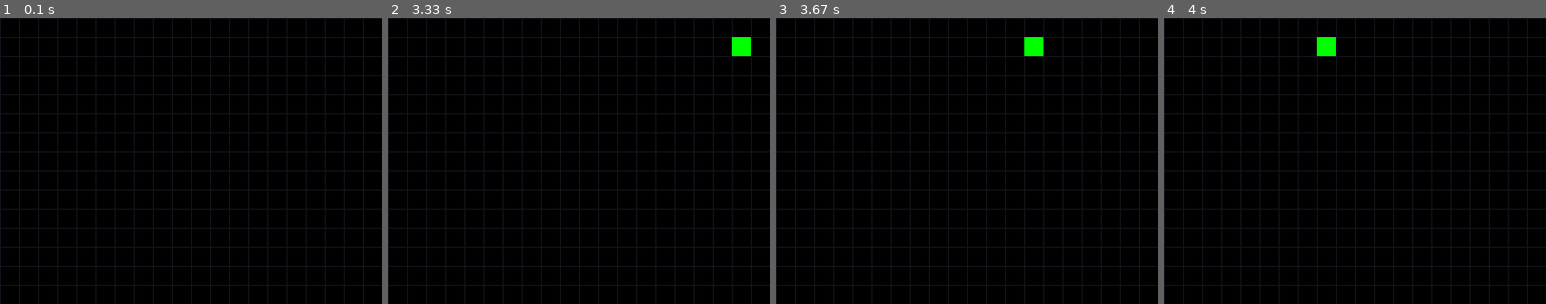
Above: before the commit, frames 1-4 (left to right).
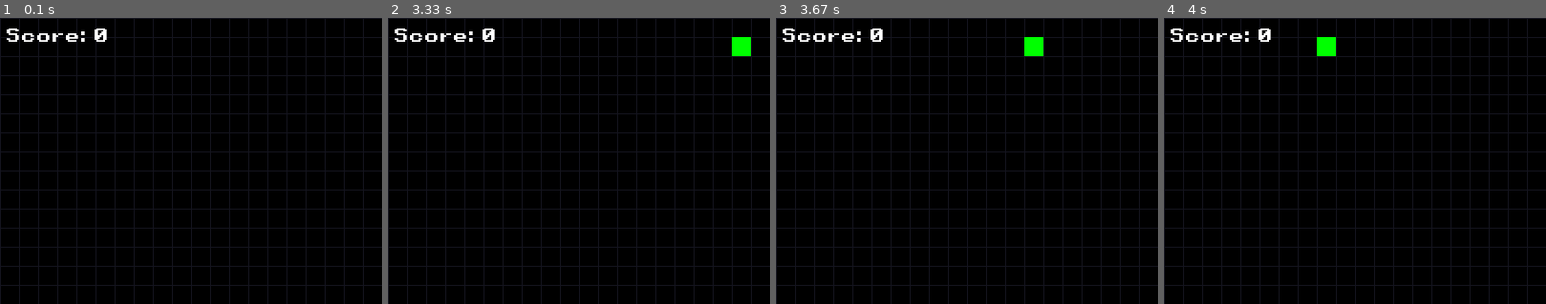
Above: after the commit, the same moments.

Repository: Wise05/pygame-games
Game: pygame game, started from snake/snake.py
Two runs of this game, one before a commit and one after it. Both use one fixed random seed, a clock stepped at 60 frames per second and the inputs below.
Inputs:
- Up to frame 1 (0.1 s): no input
- Up to frame 2 (3.33 s): hold Right 0.33-0.8 s; hold Up 0.83-1.13 s; hold Right 1.17-1.63 s; hold Up 1.67-2.2 s; hold Left 2.23-2.53 s
- Up to frame 3 (3.67 s): hold Right from 3.4 s (still down)
- Up to frame 4 (4 s): keep holding Right
The pictures show only the part of the screen within x 0-50%, y 0-50%; the shares and areas given below are measured in that part.

The runs differ from the first frame. In frame 1, 0.5% of the frame differs, in the area x 1-28%, y 3-9%; in frame 2, 0.5%; in frame 3, 0.5%; in frame 4, 0.5%.

Commit message:
added score and fixed food bug

Diff:
--- a/snake/snake.py
+++ b/snake/snake.py
@@ -12,6 +12,9 @@
 #clock
 fps = 16
 clock = pygame.time.Clock()
+
+#font
+font = pygame.font.Font(r'C:\Users\zevan\pygame\snake\Retro Gaming.ttf', 20)
 
 #grid
 grid_color = (20, 20, 30)
@@ -32,6 +35,11 @@
     foodX= random.randint(0, 39)
     global foodY
     foodY = random.randint(0, 29)
+    global playerX
+    global playerY
+    for i in range(len(playerX)):
+        if foodX == playerX[i] and foodY == playerY[i]:
+            foodSpot()
 foodSpot()
 
 #Game loop
@@ -107,7 +115,15 @@
     #food update
     pygame.draw.rect(screen, (255,0,0), (foodX * 20, foodY * 20, 20, 20))
 
+    #display text
+    text = f"Score: {score}"
+    text_color = (255, 255, 255)
+    text_surface = font.render(text, True, text_color)
+    text_rect = text_surface.get_rect()
+    screen.blit(text_surface, (5,5))
+
     pygame.display.flip()  # Update the display
 
     clock.tick(fps)
+
 pygame.quit
Binary file added: snake/Retro Gaming.ttf
